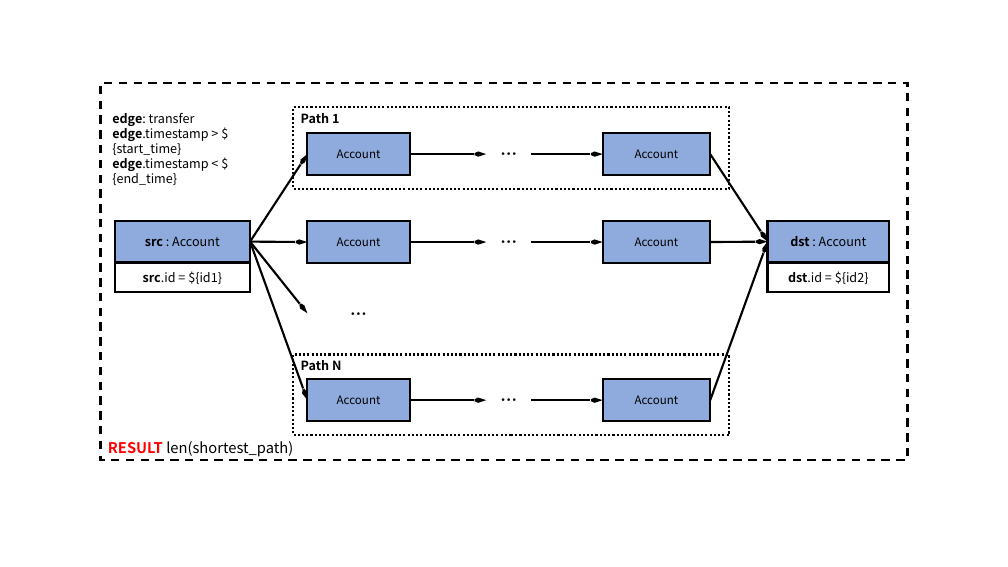
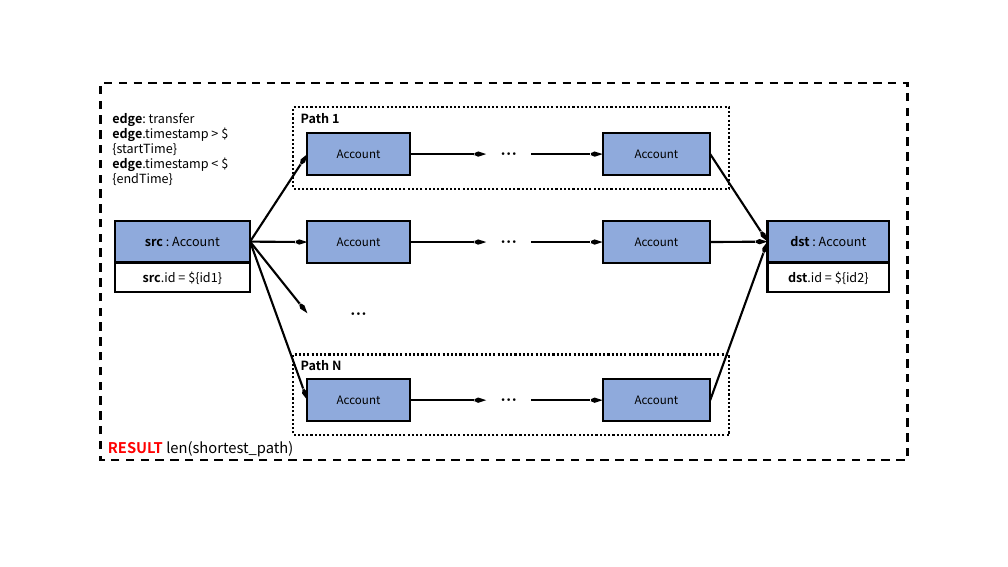
Before and after one commit to ldbc/ldbc_finbench_docs, a slide deck: slide 3 of patterns/transaction-complex-read.pptx. Drawn at 1008x567 pixels with LibreOffice and Linux fonts; fonts in the diff are those of the drawing. Boxes give left, top, right and bottom in pixels: in the first picture for what was removed or moved away, otherwise in the second. Text is boxed around its words. In the diff, an @@ line names an element or a change of style, - is before the commit and + after.

```diff
--- a/patterns/transaction-complex-read.pptx
+++ b/patterns/transaction-complex-read.pptx
@@ text at (112,125,208,185): text changed @@
-edge.timestamp > ${start_time}
-edge.timestamp < ${end_time}
+edge.timestamp > ${startTime}
+edge.timestamp < ${endTime}
```
Also in this commit, not shown: 12 other slides changed, 3 other files.
